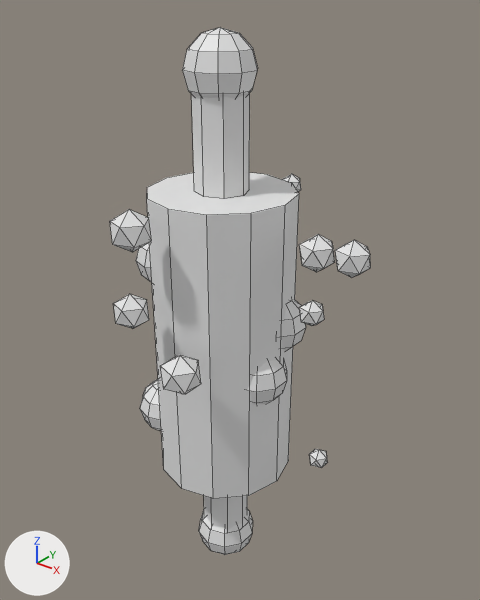
A saved change to the FBX model assets/models/RollingPin.fbx.
One viewpoint serves both versions: a 50 mm lens placed at (0.678, -0.893, 0.649), pointed at (-0.048, 0.015, 0.086). The lights are fixed; the arrows at lower left show +X, +Y and +Z. The first picture is the older version. Mesh edges are drawn as thin lines.

The first picture shows 'RollingPin'.
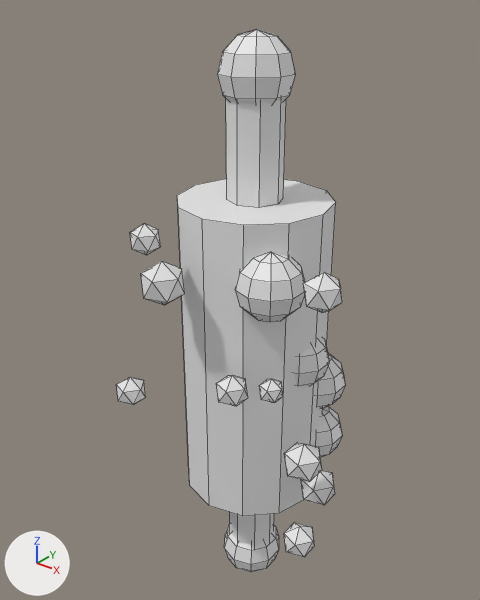
Changed parts and their boxes [x1, y1, x2, y2] in the pictures (480 x 600 px; the box of a moved part takes in the faces that stretch with it):
'RollingPin', reshaped, moved (12% narrower)
    before: [110, 27, 371, 555]
    after: [116, 30, 345, 572]
part 1 of me_rollingpin_obj, moved or reshaped
    before: [110, 209, 151, 252]
    after: [301, 470, 335, 505]
part 2 of me_rollingpin_obj, added
    after: [216, 375, 248, 406]
part 3 of me_rollingpin_obj, added
    after: [130, 224, 161, 255]
part 4 of me_rollingpin_obj, moved or reshaped
    before: [335, 240, 371, 278]
    after: [116, 377, 146, 405]
part 5 of me_rollingpin_obj, added
    after: [284, 442, 322, 482]
part 6 of me_rollingpin_obj, deleted
    before: [282, 174, 301, 192]
part 7 of me_rollingpin_obj, moved or reshaped
    before: [113, 234, 335, 468]
    after: [141, 253, 345, 557]

The edits, one by one:
me_rollingpin_obj is used by ob_rollingpin; location (-0.083, 0.006, 0.0).
me_rollingpin_obj had 488 vertices, 594 faces and spanned x -0.157..0.323, y -0.231..0.219, z -0.575..0.575.
me_rollingpin_obj now has 488 vertices, 594 faces and spans x -0.241..0.253, y -0.23..0.222, z -0.575..0.575.
me_rollingpin_obj part 1: the loose piece of 12 vertices spanning x -0.064..0.003, y -0.231..-0.167, z 0.234..0.309 is moved by (0.222, 0.149, -0.478).
me_rollingpin_obj part 2: a new loose piece, an icosphere of 20 faces spanning x 0.066..0.119, y -0.204..-0.154, z 0.003..0.062, in mat_tier (white #e7e7e7).
me_rollingpin_obj part 3: a new loose piece, an icosphere of 20 faces spanning x -0.103..-0.054, y -0.216..-0.169, z 0.235..0.29, in mat_tier (white #e7e7e7).
me_rollingpin_obj part 4: the loose piece of 12 vertices spanning x 0.266..0.323, y -0.06..-0.006, z 0.22..0.284 is moved by (-0.506, -0.103, -0.369).
me_rollingpin_obj part 5: a new loose piece, an icosphere of 20 faces spanning x 0.169..0.235, y -0.153..-0.091, z -0.133..-0.06, in mat_tier (white #e7e7e7).
me_rollingpin_obj part 6: the loose piece of 12 vertices spanning x -0.005..0.037, y 0.18..0.219, z 0.245..0.292 is deleted.
Part 7, on me_rollingpin_obj:
9 vertices are removed from x 0.238..0.265, y -0.107..-0.068, z 0.144..0.19.
19 faces are deleted.
44 vertices in x -0.157..-0.043, y -0.129..-0.009, z -0.233..-0.113 move by (0.2, 0.144, -0.019).
40 vertices in x -0.157..-0.043, y -0.11..0.01, z 0.099..0.219 move by (0.2, 0.053, -0.144).
36 vertices in x 0.051..0.149, y -0.079..0.041, z -0.105..0.015 move by (0.0, -0.069, 0.237).
28 vertices in x 0.051..0.149, y -0.021..0.099, z -0.014..0.106 move by (0.0, 0.033, -0.115).
24 vertices in x 0.043..0.157, y -0.01..0.087, z -0.006..0.098 move by (0.0, 0.034, -0.115).
16 vertices in x 0.043..0.157, y -0.068..0.029, z -0.097..0.007 move by (0.0, -0.068, 0.237).
71 vertices move from x -0.157..0.279, y -0.227..0.058, z -0.248..0.268 to x -0.033..0.253, y -0.217..0.222, z -0.31..0.263.
9 vertices are added at x -0.075..-0.029, y -0.23..-0.162, z 0.155..0.235.
19 new faces join them.
Other edits to the shape of me_rollingpin_obj do not show in these pictures.
Object 'RollingPin' (ob_rollingpin) moves from (-0.083, 0.006, 0.0) to (-0.006, 0.004, 0.0).
